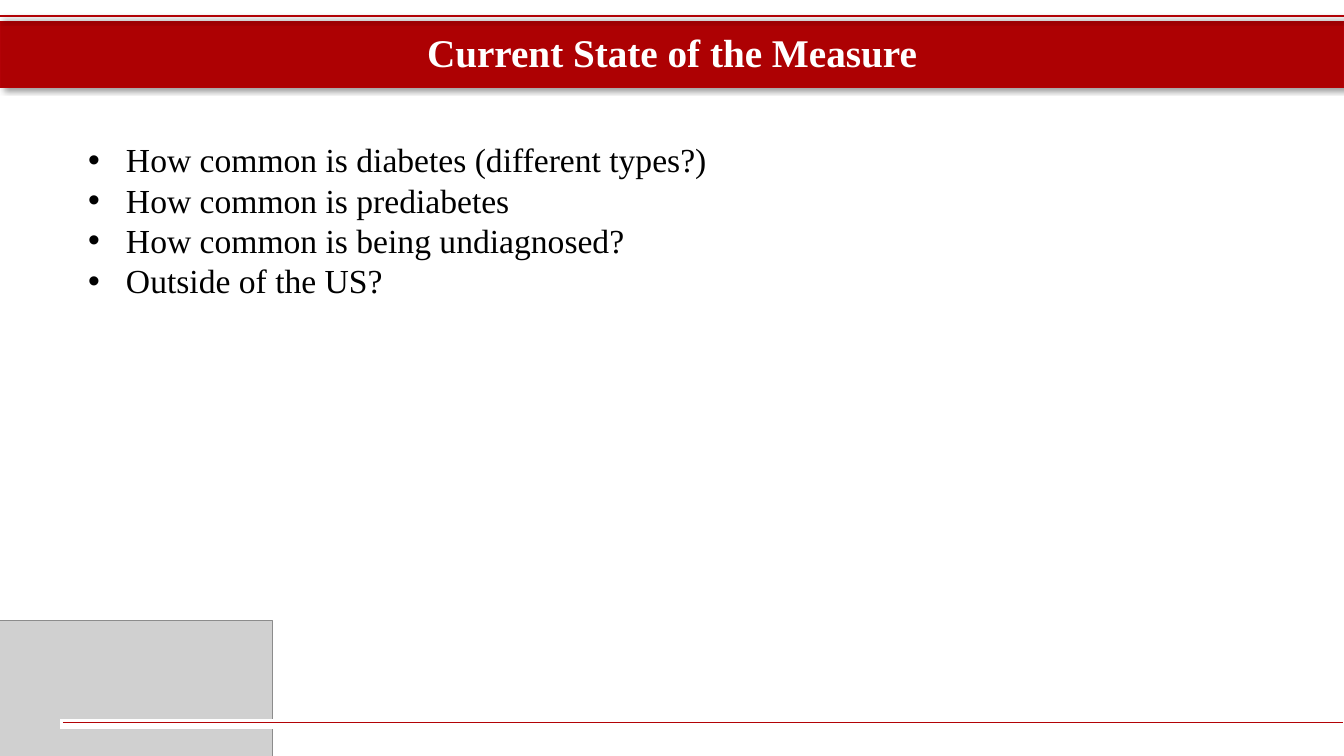
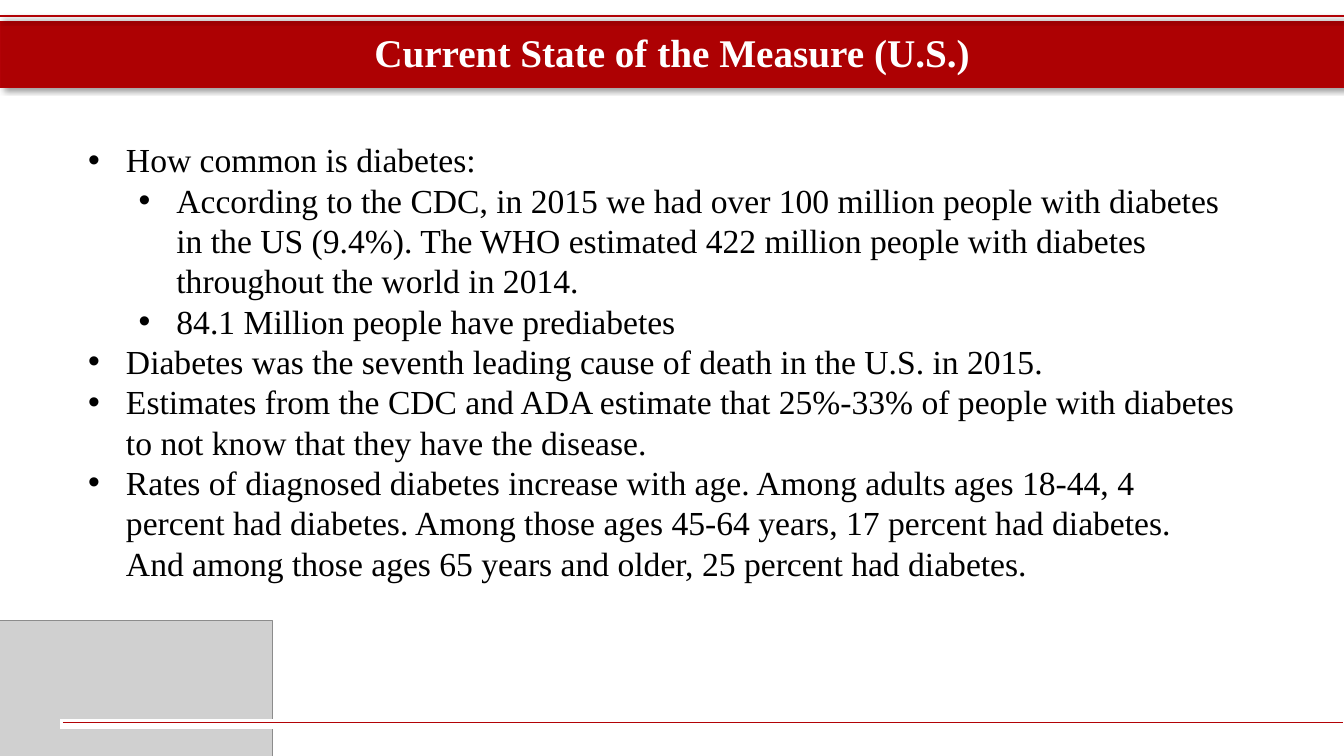
Before and after one commit to davidwsant/systems-modeling-DS, a slide deck: slide 6 of Donut Giveup Group 4 HbA1c Working Draft.pptx. Drawn at 1344x756 pixels with LibreOffice and Linux fonts; fonts in the diff are those of the drawing; grey boxes stand for pictures. Boxes give left, top, right and bottom in pixels: in the first picture for what was removed or moved away, otherwise in the second. Text is boxed around its words. In the diff, an @@ line names an element or a change of style, - is before the commit and + after.

```diff
--- a/Donut Giveup Group 4 HbA1c Working Draft.pptx
+++ b/Donut Giveup Group 4 HbA1c Working Draft.pptx
@@ text in rectangle at (374,39,970,74): text changed @@
-Current State of the Measure
+Current State of the Measure (U.S.)
@@ text at (126,148,1234,582): text changed @@
-• How common is diabetes (different types?)
-• How common is prediabetes
-• How common is being undiagnosed?
-• Outside of the US?
+• How common is diabetes:
+  • According to the CDC, in 2015 we had over 100 million people with diabetes in the US (9.4%). The WHO estimated 422 million people with diabetes throughout the world in 2014.
+  • 84.1 Million people have prediabetes
+• Diabetes was the seventh leading cause of death in the U.S. in 2015.
+• Estimates from the CDC and ADA estimate that 25%-33% of people with diabetes to not know that they have the disease.
+• Rates of diagnosed diabetes increase with age. Among adults ages 18-44, 4 percent had diabetes. Among those ages 45-64 years, 17 percent had diabetes. And among those ages 65 years and older, 25 percent had diabetes.
```
Also in this commit, not shown: 4 other slides changed, 2 slides added, 3 other files.
